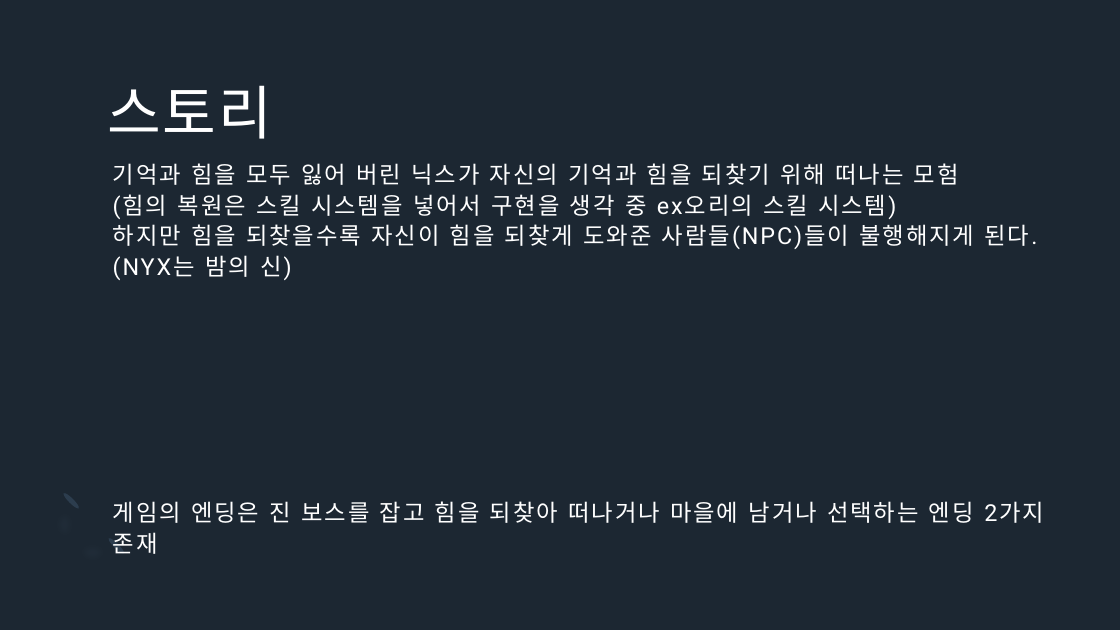
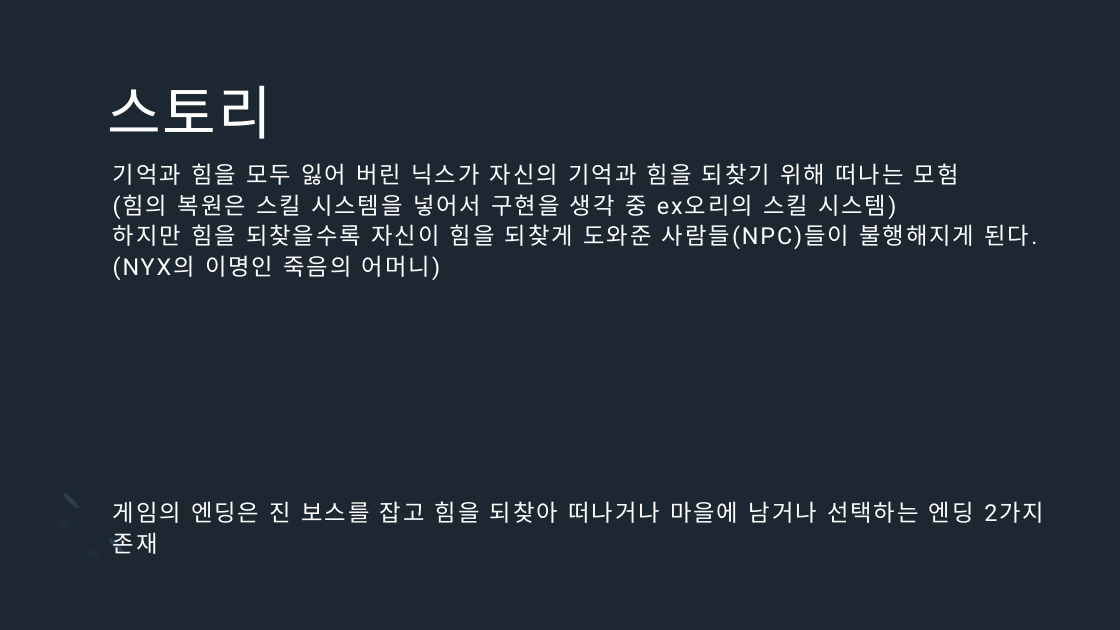
Before and after one commit to Icloy/2D_Roguelike, a slide deck: slide 8 of 기획서.pptx. Drawn at 1120x630 pixels with LibreOffice and Linux fonts; fonts in the diff are those of the drawing. Boxes give left, top, right and bottom in pixels: in the first picture for what was removed or moved away, otherwise in the second. Text is boxed around its words. In the diff, an @@ line names an element or a change of style, - is before the commit and + after.

```diff
--- a/기획서.pptx
+++ b/기획서.pptx
@@ title at (113, 163, 1044, 554): text changed @@
-기억과 힘을 모두 잃어 버린 닉스가 자신의 기억과 힘을 되찾기 위해 떠나는 모험
-(힘의 복원은 스킬 시스템을 넣어서 구현을 생각 중 ex오리의 스킬 시스템)
-하지만 힘을 되찾을수록 자신이 힘을 되찾게 도와준 사람들(NPC)들이 불행해지게 된다.
-(NYX는 밤의 신)
-게임의 엔딩은 진 보스를 잡고 힘을 되찾아 떠나거나 마을에 남거나 선택하는 엔딩 2가지 존재
+기억과 힘을 모두 잃어 버린 닉스가 자신의 기억과 힘을 되찾기 위해 떠나는 모험
+(힘의 복원은 스킬 시스템을 넣어서 구현을 생각 중 ex오리의 스킬 시스템)
+하지만 힘을 되찾을수록 자신이 힘을 되찾게 도와준 사람들(NPC)들이 불행해지게 된다.
+(NYX의 이명인 죽음의 어머니)
+게임의 엔딩은 진 보스를 잡고 힘을 되찾아 떠나거나 마을에 남거나 선택하는 엔딩 2가지 존재
```
Also in this commit, not shown: 6 other slides changed.
